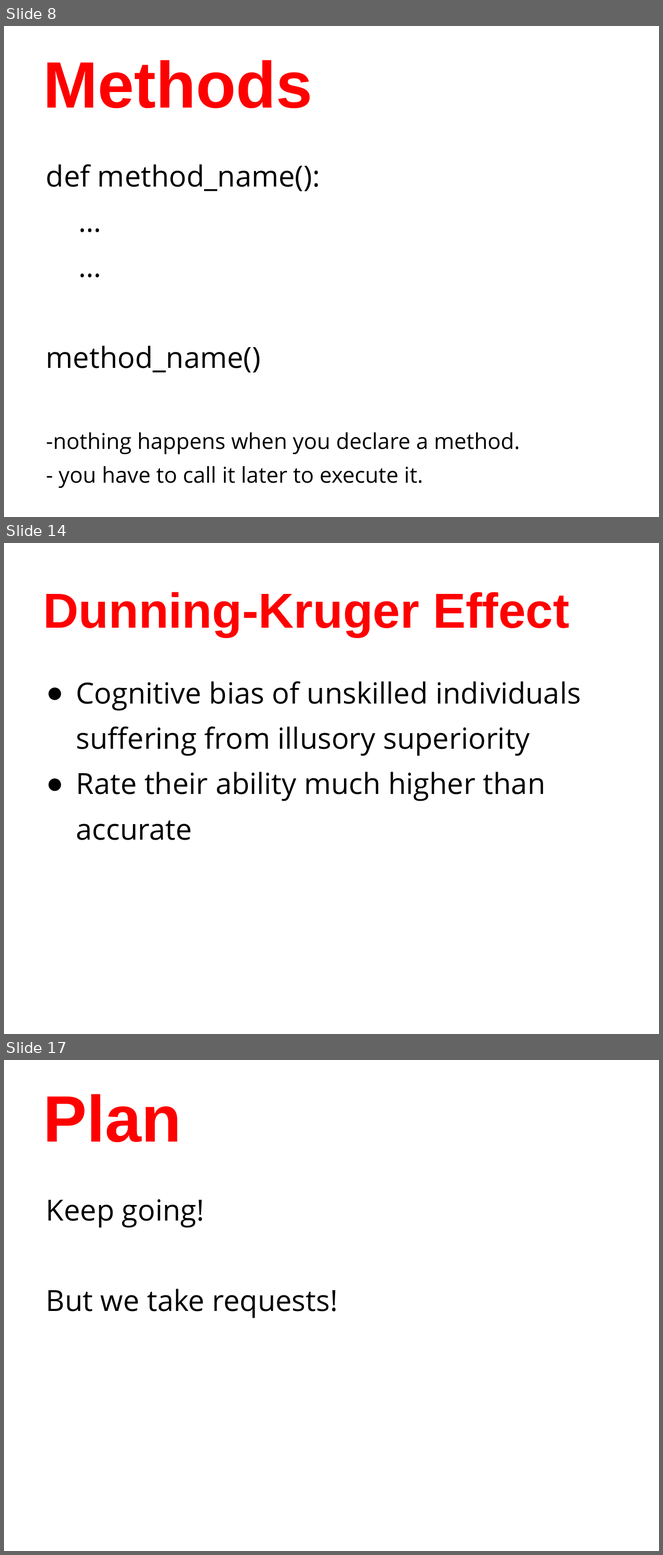
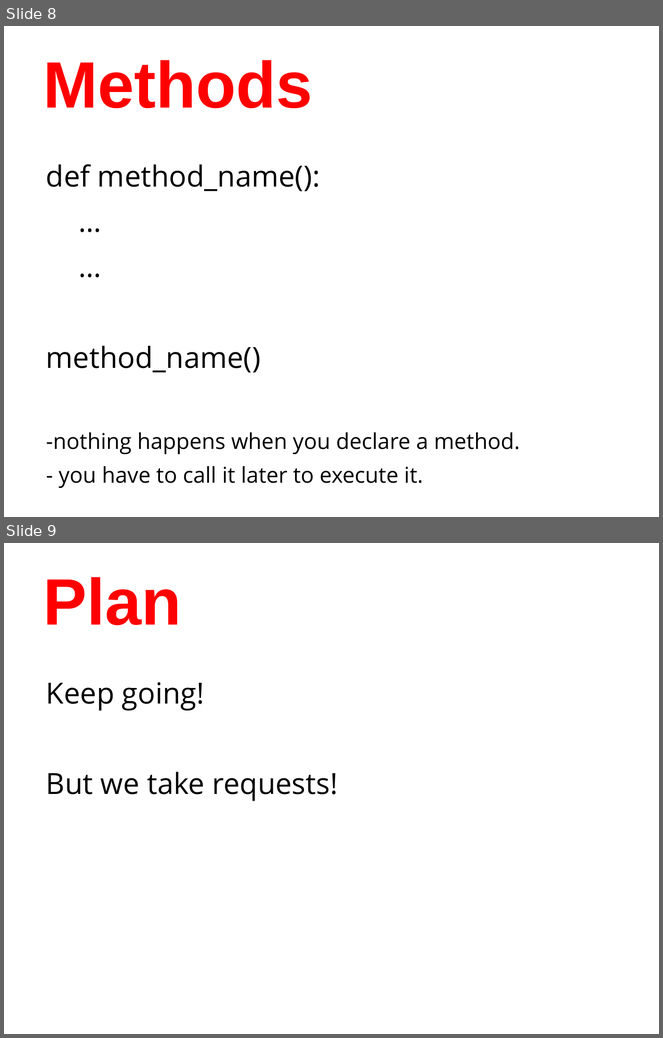
Before and after one commit to humanitiesprogramming/slides, a slide deck: 2017/python/day2-review.pptx. Shown one above the other, each under a label of ours: slides 8, 14 and 17 before the commit, slides 8 and 9 after it; the slides between them are not shown. The pictures are 663x1555 and 663x1038 pixels, drawn with LibreOffice and Linux fonts; fonts in the diff are those of the drawing. Boxes give left, top, right and bottom in pixels: in the first picture for what was removed or moved away, otherwise in the second. Text is boxed around its words. In the diff, an @@ line names an element or a change of style, - is before the commit and + after.

```diff
--- a/2017/python/day2-review.pptx
+++ b/2017/python/day2-review.pptx
@@ slide 14 removed at <box>4,543,659,1034</box>, background #FFFFFF @@
@@ title removed at <box>44,592,569,637</box> @@
-Dunning-Kruger Effect
@@ text removed at <box>76,681,581,840</box> @@
-● Cognitive bias of unskilled individuals suffering from illusory superiority
-● Rate their ability much higher than accurate
@@ what was slide 17 is now slide 9 @@
```
Also in this commit, not shown: 8 other slides removed, 2 other files.
